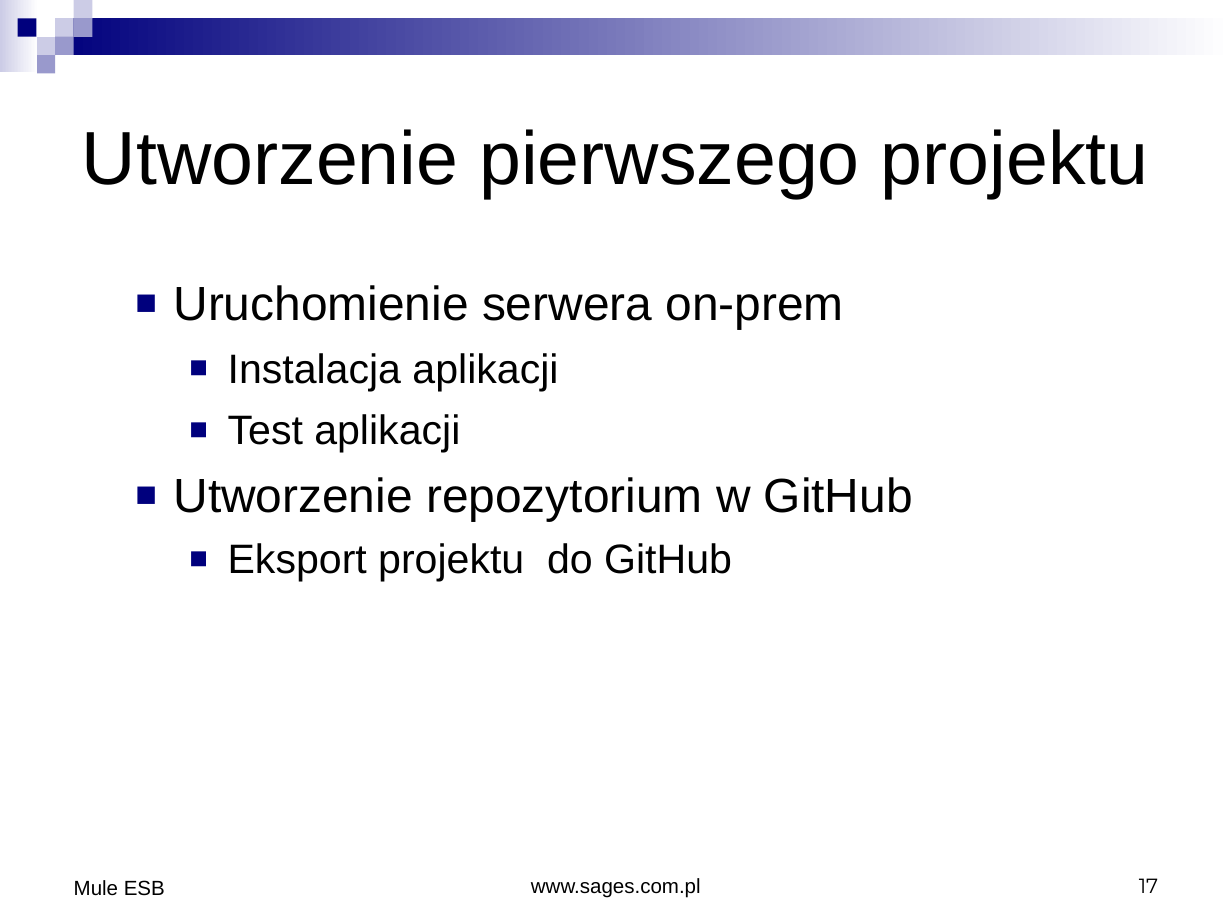
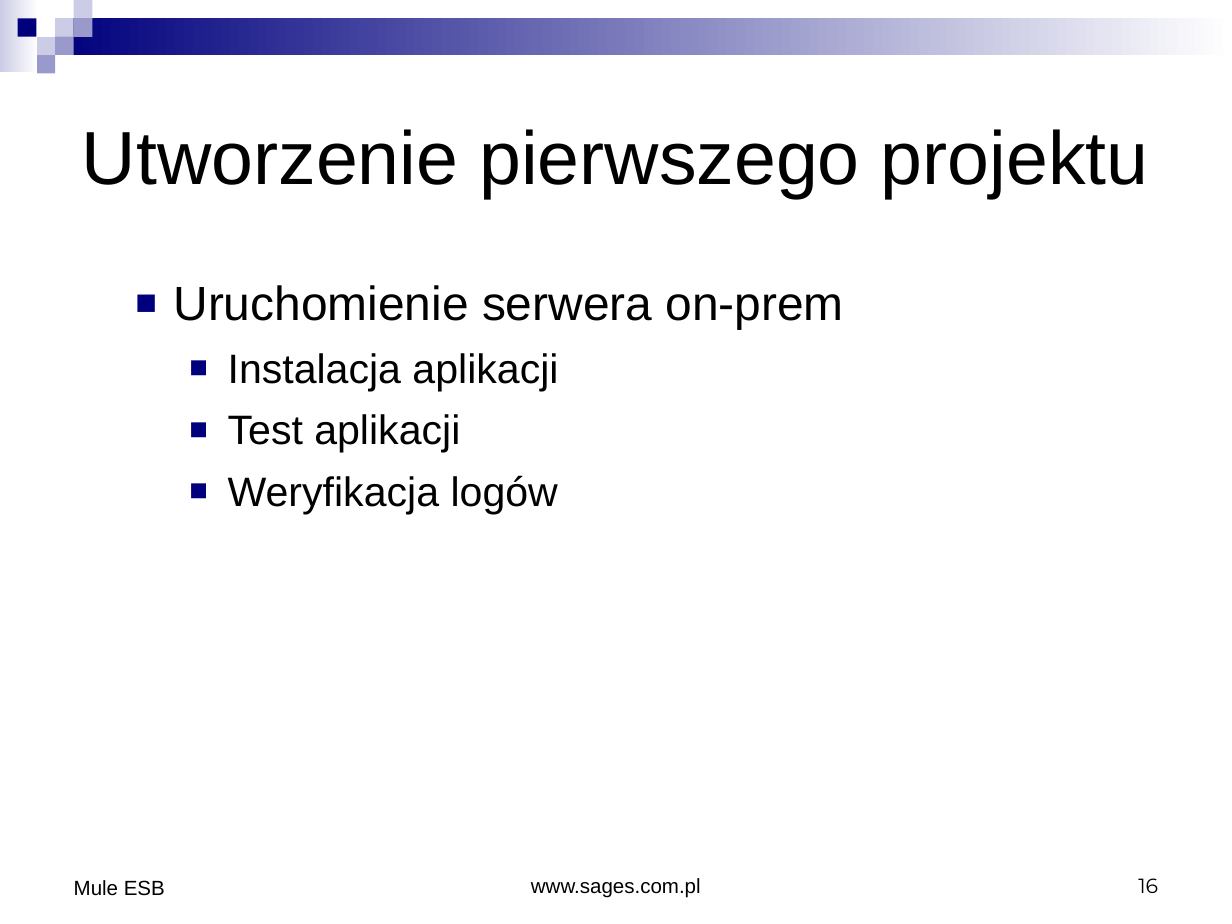
Before and after one commit to pawelpietrasz/resources, a slide deck: slide 16 of Rozdział 2/2.pptx (slide 17 before the commit). Drawn at 1232x924 pixels with LibreOffice and Linux fonts; fonts in the diff are those of the drawing. Boxes give left, top, right and bottom in pixels: in the first picture for what was removed or moved away, otherwise in the second. Text is boxed around its words. In the diff, an @@ line names an element or a change of style, - is before the commit and + after.

```diff
--- a/Rozdział 2/2.pptx
+++ b/Rozdział 2/2.pptx
@@ text at (228,475,558,514): text changed; size 28 to 24 pt @@
-  ■ Utworzenie repozytorium w GitHub
-    ■ Eksport projektu do GitHub
+    ■ Weryfikacja logów
@@ page number at (1138,878,1158,893): text changed @@
-17
+16
```
Also in this commit, not shown: 1 slide removed, 2 other files.
